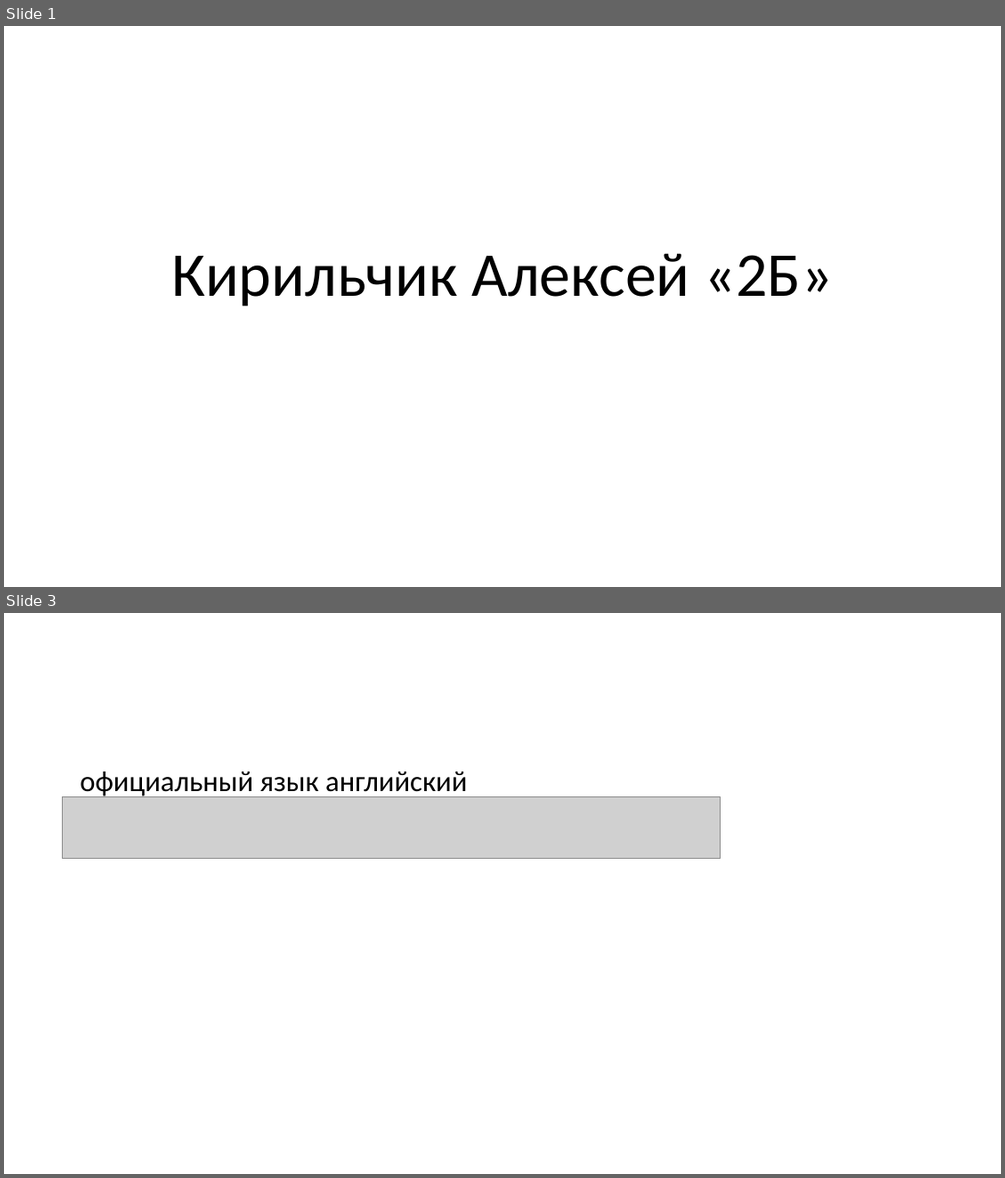
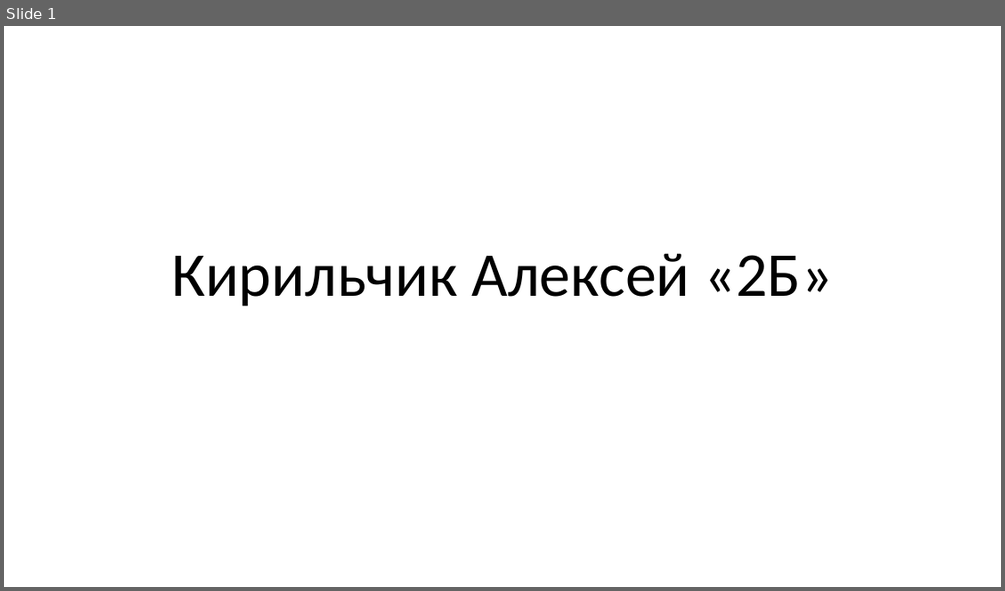
Before and after one commit to kosmonaffft/public-specs, a slide deck: src/main/resources/кирильчик алексей 2б.pptx. Shown one above the other, each under a label of ours: slides 1 and 3 before the commit, slide 1 after it; the slides between them are not shown. The pictures are 1005x1178 and 1005x591 pixels, drawn with LibreOffice and Linux fonts; fonts in the diff are those of the drawing; grey boxes stand for pictures; background and template pictures are left out. Boxes give left, top, right and bottom in pixels: in the first picture for what was removed or moved away, otherwise in the second. Text is boxed around its words. In the diff, an @@ line names an element or a change of style, - is before the commit and + after.

```diff
--- a/src/main/resources/кирильчик алексей 2б.pptx
+++ b/src/main/resources/кирильчик алексей 2б.pptx
@@ slide 3 removed at [4,613,1001,1174], background picture (left out) @@
@@ text removed at [80,771,467,798] @@
-официальный язык английский
@@ picture removed at [62,797,720,859] @@
```
Also in this commit, not shown: 1 slide changed, 4 slides added, 2 other slides removed.
